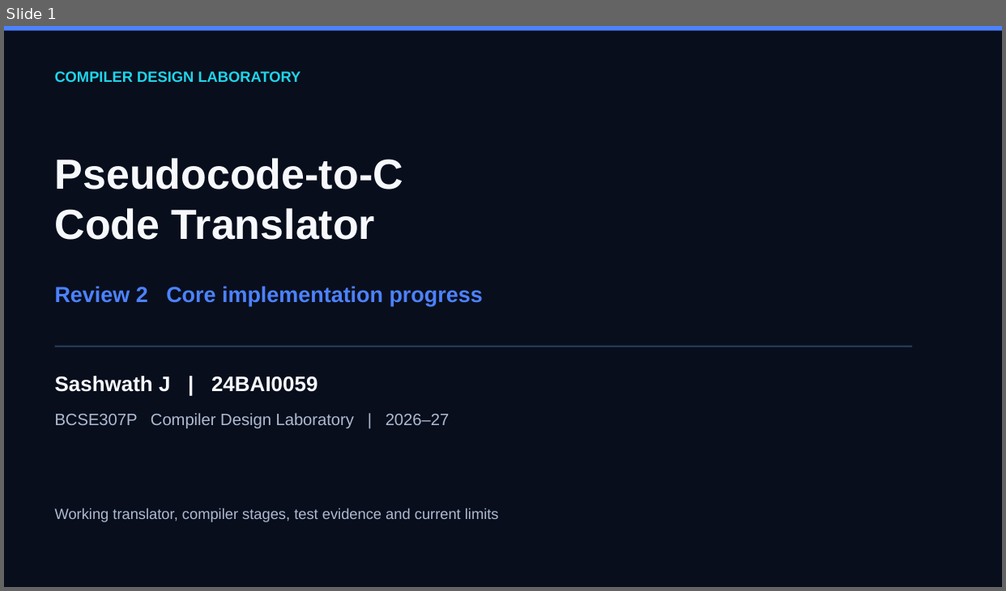
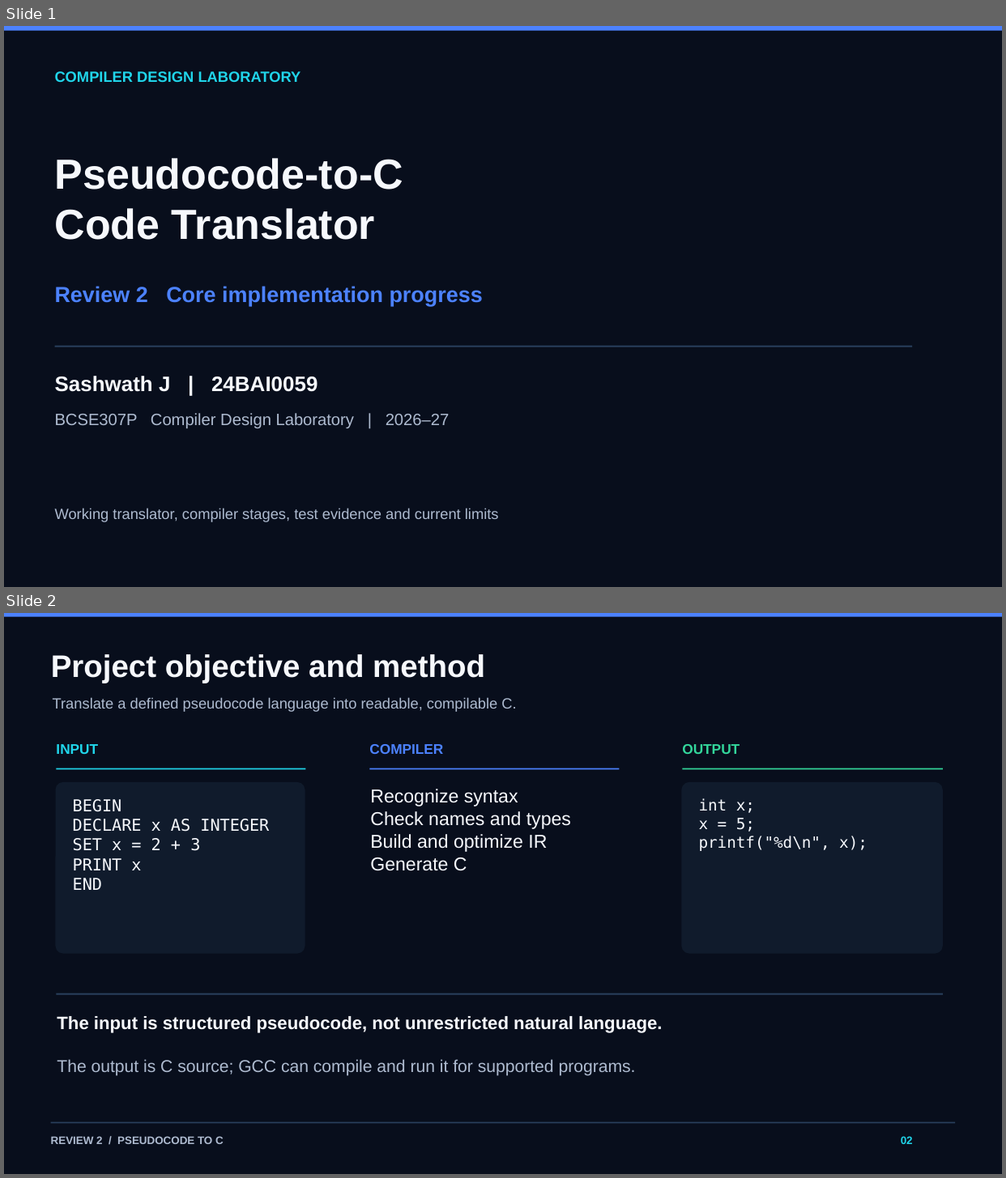
Before and after one commit to Sashwath-sash/pseudocode-to-c, a slide deck: docs/Pseudocode_to_C_Review2.pptx. Shown one above the other, each under a label of ours: slide 1 before the commit, slides 1 and 2 after it. The pictures are 1006x591 and 1006x1178 pixels, drawn with LibreOffice and Linux fonts; fonts in the diff are those of the drawing. Boxes give left, top, right and bottom in pixels: in the first picture for what was removed or moved away, otherwise in the second. Text is boxed around its words. In the diff, an @@ line names an element or a change of style, - is before the commit and + after.

Commit message:
Revise Review 2 presentation around project workflow

```diff
--- a/docs/Pseudocode_to_C_Review2.pptx
+++ b/docs/Pseudocode_to_C_Review2.pptx
@@ slide 2 added at (4,613,1002,1174), background #080E1C @@
@@ rectangle added at (4,613,1002,617), fill #4C82FF @@
@@ text added at (51,654,485,683), 30 pt, text #F6F8FC, bold @@
+Project objective and method
@@ text added at (53,697,516,712), 14.2 pt, text #AEBBD0 @@
+Translate a defined pseudocode language into readable, compilable C.
@@ text added at (56,744,98,754), 13.5 pt, text #20D5EA, bold @@
+INPUT
@@ text added at (369,744,443,754), 13.5 pt, text #4C82FF, bold @@
+COMPILER
@@ text added at (682,744,739,754), 13.5 pt, text #33D69B, bold @@
+OUTPUT
@@ rounded rectangle added at (56,782,305,954), fill #101B2C @@
@@ rectangle added at (57,768,305,769), fill #20D5EA @@
@@ rectangle added at (370,768,620,769), fill #4C82FF @@
@@ rounded rectangle added at (681,782,943,954), fill #101B2C @@
@@ rectangle added at (682,768,943,769), fill #33D69B @@
@@ text added at (73,799,269,890), 15.8 pt, text #F6F8FC @@
+BEGIN
+DECLARE x AS INTEGER
+SET x = 2 + 3
+PRINT x
+END
@@ text added at (370,789,571,871), 18 pt, text #F6F8FC @@
+Recognize syntax
+Check names and types
+Build and optimize IR
+Generate C
@@ text added at (699,798,867,851), 15 pt, text #F6F8FC @@
+int x;
+x = 5;
+printf("%d\n", x);
@@ rectangle added at (57,994,943,995), fill #29405D @@
@@ text added at (57,1016,662,1033), 17.2 pt, text #F6F8FC, bold @@
+The input is structured pseudocode, not unrestricted natural language.
@@ text added at (57,1059,636,1076), 16.5 pt, text #AEBBD0 @@
+The output is C source; GCC can compile and run it for supported programs.
@@ rectangle added at (50,1122,955,1123), fill #29405D @@
@@ text added at (51,1136,224,1144), 10.5 pt, text #AEBBD0, bold @@
+REVIEW 2 / PSEUDOCODE TO C
@@ text added at (901,1136,913,1144), 10.5 pt, text #20D5EA, bold @@
+02
```
Also in this commit, not shown: 3 slides changed, 3 other slides added, 4 slides removed.
